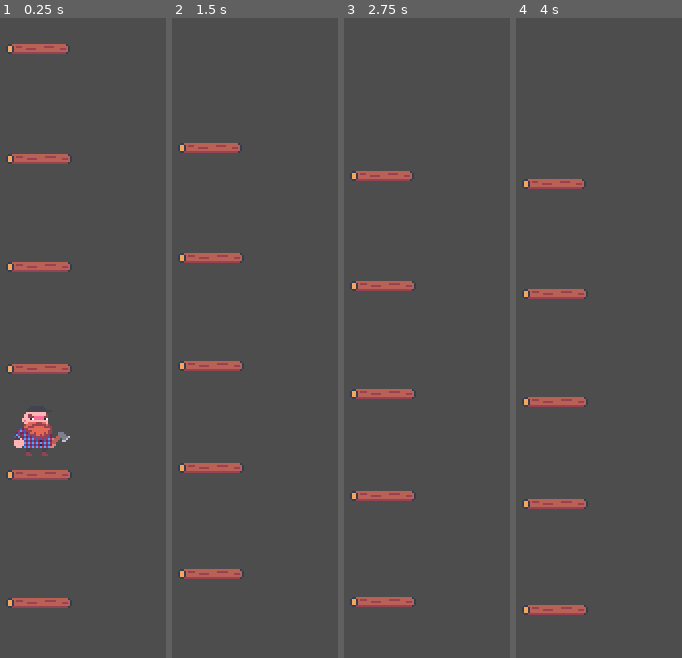
Above: before the commit, frames 1-4 (left to right).
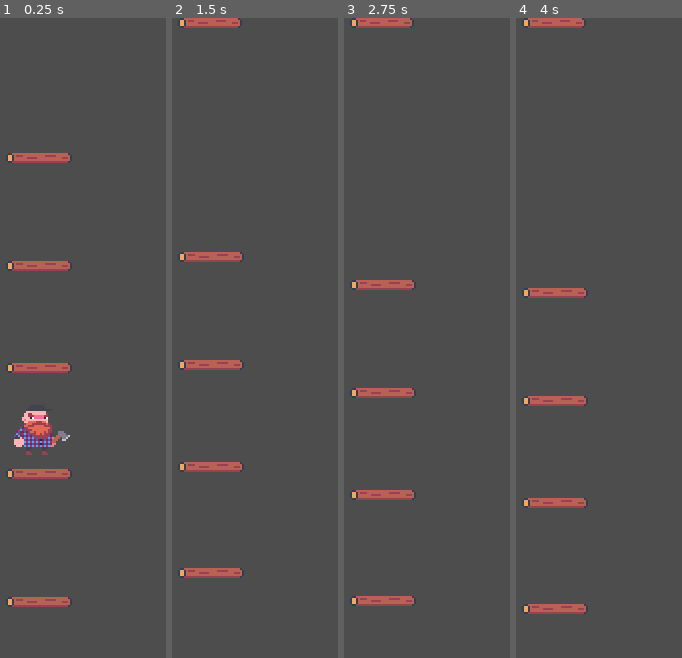
Above: after the commit, the same moments.

Repository: FelixJons/LumberJump
Game: Godot game, scene res://world.tscn
The game is run twice, just before and just after one commit, with the same random seed, the same clock (stepped at 60 frames per second) and the same inputs.
Inputs:
- Up to frame 1 (0.25 s): no input
- Up to frame 2 (1.5 s): hold Right (ui_right) from 0.53 s (still down)
- Up to frame 3 (2.75 s): release Right (ui_right) at 2.03 s; hold Left (ui_left) from 2.03 s (still down)
- Up to frame 4 (4 s): release Left (ui_left) at 2.78 s; hold Right (ui_right) from 2.78 s (still down)

The runs differ from the first frame. In frame 1, 2.3% of the frame differs, in the area x 3-44%, y 4-93%; in frame 2, 2.2%; in frame 3, 2.2%; in frame 4, 2.2%.

Commit message:
Started implementing new game logic

Diff:
--- a/lennart/lennart.gd
+++ b/lennart/lennart.gd
@@ -7,6 +7,7 @@
 var gravity = ProjectSettings.get_setting("physics/2d/default_gravity")
 
 signal player_jumped
+signal player_traveled_spawn_distance
 
 func _physics_process(delta: float) -> void:
 	# Add the gravity.
@@ -27,3 +28,19 @@
 		velocity.x = move_toward(velocity.x, 0, Speed)
 
 	move_and_slide()
+
+	# Print "hi" every time lennart has jumped 30 pixels
+	if velocity.y < 0:
+		travel_distance -= velocity.y * delta
+		print(travel_distance)
+
+	if travel_distance > spawn_travel_distance_interval:
+		travel_distance = 0
+		print("Spawn log")
+		emit_signal("player_traveled_spawn_distance")
+
+
+
+@onready var initial_y = position.y
+var spawn_travel_distance_interval = 80
+@onready var travel_distance = 0
--- a/lennart/lennart.tscn
+++ b/lennart/lennart.tscn
@@ -1,7 +1,7 @@
-[gd_scene load_steps=4 format=3 uid="uid://cqdbvebsi6p7a"]
+[gd_scene load_steps=4 format=3 uid="uid://dq34n3mih83q7"]
 
 [ext_resource type="Script" path="res://lennart/lennart.gd" id="1_16nui"]
-[ext_resource type="Texture2D" uid="uid://dfmqyjnvs4at8" path="res://lennart/Lennart.png" id="2_c8yue"]
+[ext_resource type="Texture2D" uid="uid://dfmqyjnvs4at8" path="res://sprites/Lennart.png" id="2_cat8q"]
 
 [sub_resource type="RectangleShape2D" id="RectangleShape2D_kbnv5"]
 size = Vector2(25, 26)
@@ -10,7 +10,7 @@
 script = ExtResource("1_16nui")
 
 [node name="Sprite2D" type="Sprite2D" parent="."]
-texture = ExtResource("2_c8yue")
+texture = ExtResource("2_cat8q")
 vframes = 3
 
 [node name="CollisionShape2D" type="CollisionShape2D" parent="."]
--- a/platforms/platform.tscn
+++ b/platforms/platform.tscn
@@ -1,7 +1,7 @@
-[gd_scene load_steps=4 format=3 uid="uid://njnn4kgvpydj"]
+[gd_scene load_steps=4 format=3 uid="uid://bqa38wetdq4cp"]
 
 [ext_resource type="Script" path="res://platforms/platform.gd" id="1_psh1t"]
-[ext_resource type="Texture2D" uid="uid://be4ifg7w36un8" path="res://platforms/regular_log.png" id="2_ld5su"]
+[ext_resource type="Texture2D" uid="uid://be4ifg7w36un8" path="res://sprites/regular_log.png" id="2_xxg5s"]
 
 [sub_resource type="RectangleShape2D" id="RectangleShape2D_6bufj"]
 size = Vector2(32, 5)
@@ -10,11 +10,11 @@
 script = ExtResource("1_psh1t")
 
 [node name="Sprite2D" type="Sprite2D" parent="."]
-position = Vector2(16, 3)
-texture = ExtResource("2_ld5su")
+position = Vector2(16, 2.5)
+texture = ExtResource("2_xxg5s")
 
 [node name="CollisionShape2D" type="CollisionShape2D" parent="."]
-position = Vector2(16, 3)
+position = Vector2(16, 2.5)
 scale = Vector2(0.999999, 1)
 shape = SubResource("RectangleShape2D_6bufj")
 one_way_collision = true
--- a/platforms/platform_spawner.gd
+++ b/platforms/platform_spawner.gd
@@ -1,17 +1 @@
 extends Node2D
-
-@export var log_scene: PackedScene
-#const VIEWPORT_sprite_size = get_viewport().sprite_size.x/2
-
-
-func _ready():
-	var log = log_scene.instantiate()
-	add_child(log)
-	var sprite = log.get_node("Sprite2D")
-
-	var sprite_size_scaled = sprite.texture.get_size()
-
-	print(sprite_size_scaled.x)
-
-	log.position = Vector2(90 - (sprite_size_scaled.x / 2), 0)
-	#enemy.position = DisplayServer.screen_get_sprite_size()
--- a/world.gd
+++ b/world.gd
@@ -1,16 +1,24 @@
 extends Node2D
 
+@export var log_scene: PackedScene
+var sprite_size: Vector2
 
 # Called when the node enters the scene tree for the first time.
 func _ready():
-	# Node path syntax, shorthand for get_node("Lennart")
-	#$Lennart.player_jumped.connect($Log.on_player_jumped)
-	for l in get_tree().get_nodes_in_group("Logs"):
-		$Lennart.player_jumped.connect(l.on_player_jumped)
+	for log in get_tree().get_nodes_in_group("Logs"):
+		$Lennart.player_jumped.connect(log.on_player_jumped)
 
-#func activate_smart_bomb():
-	#get_tree().call_group("enemies", "explode")
+	# Set spawn position
+	var log = log_scene.instantiate()
+	var sprite = log.get_node("Sprite2D")
+	sprite_size = sprite.texture.get_size()
+	$Lennart.player_traveled_spawn_distance.connect(spawn_platform)
 
-# Called every frame. 'delta' is the elapsed time since the previous frame.
-func _process(delta):
-	pass
+
+
+func spawn_platform():
+		var log = log_scene.instantiate()
+		add_child(log)
+		print(sprite_size.x)
+		$Lennart.player_jumped.connect(log.on_player_jumped)
+		log.position = Vector2(90 - sprite_size.x/2, 0)
--- a/world.tscn
+++ b/world.tscn
@@ -1,14 +1,12 @@
 [gd_scene load_steps=5 format=3 uid="uid://cag6cplv63ljx"]
 
-[ext_resource type="PackedScene" uid="uid://cqdbvebsi6p7a" path="res://lennart/lennart.tscn" id="1_x7ila"]
+[ext_resource type="PackedScene" uid="uid://dq34n3mih83q7" path="res://lennart/lennart.tscn" id="1_x7ila"]
 [ext_resource type="Script" path="res://world.gd" id="1_ypei1"]
-[ext_resource type="PackedScene" uid="uid://njnn4kgvpydj" path="res://platforms/platform.tscn" id="2_vowfd"]
+[ext_resource type="PackedScene" uid="uid://bqa38wetdq4cp" path="res://platforms/platform.tscn" id="2_vowfd"]
 [ext_resource type="PackedScene" uid="uid://oq26jbymhvdb" path="res://platforms/platform_spawner.tscn" id="4_odiud"]
 
 [node name="World" type="Node2D"]
 script = ExtResource("1_ypei1")
-
-[node name="LogSpawner" parent="." instance=ExtResource("4_odiud")]
 log_scene = ExtResource("2_vowfd")
 
 [node name="Log" parent="." instance=ExtResource("2_vowfd")]
@@ -31,5 +29,7 @@
 position = Vector2(74, 55)
 scale = Vector2(1.03721, 1.00619)
 
+[node name="LogSpawner" parent="." instance=ExtResource("4_odiud")]
+
 [node name="Lennart" parent="." instance=ExtResource("1_x7ila")]
 position = Vector2(91, 259)
Not shown, added: sprites/Lennart sprite sheet.png.import
Not shown, added: sprites/Skogshuggar-Lennart-Sheettransparentt.png.import
Not shown, added: sprites/sky ground lvl.png.import
Renamed: startmeny.png -> sprites/startmeny.png
Not shown, added: sprites/startmeny.png.import
Not shown, added: sprites/test_bakgrund-Sheet.png.import
Not shown, added: sprites/woods background ground lvl.png.import
Not shown, added: sprites/woods seasons sprite sheet.png.import
Not shown, added: sprites/test bakgrund.ase.tmp
Not shown, added: sprites/test bakgrund.aseprite.tmp
